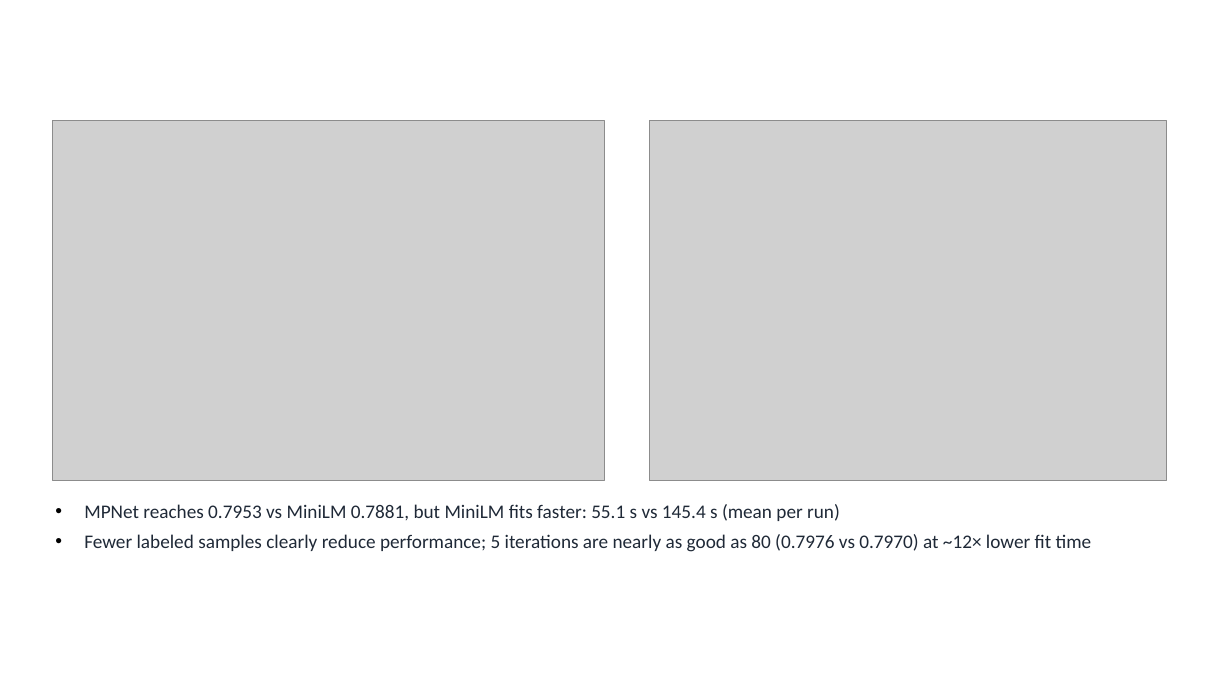
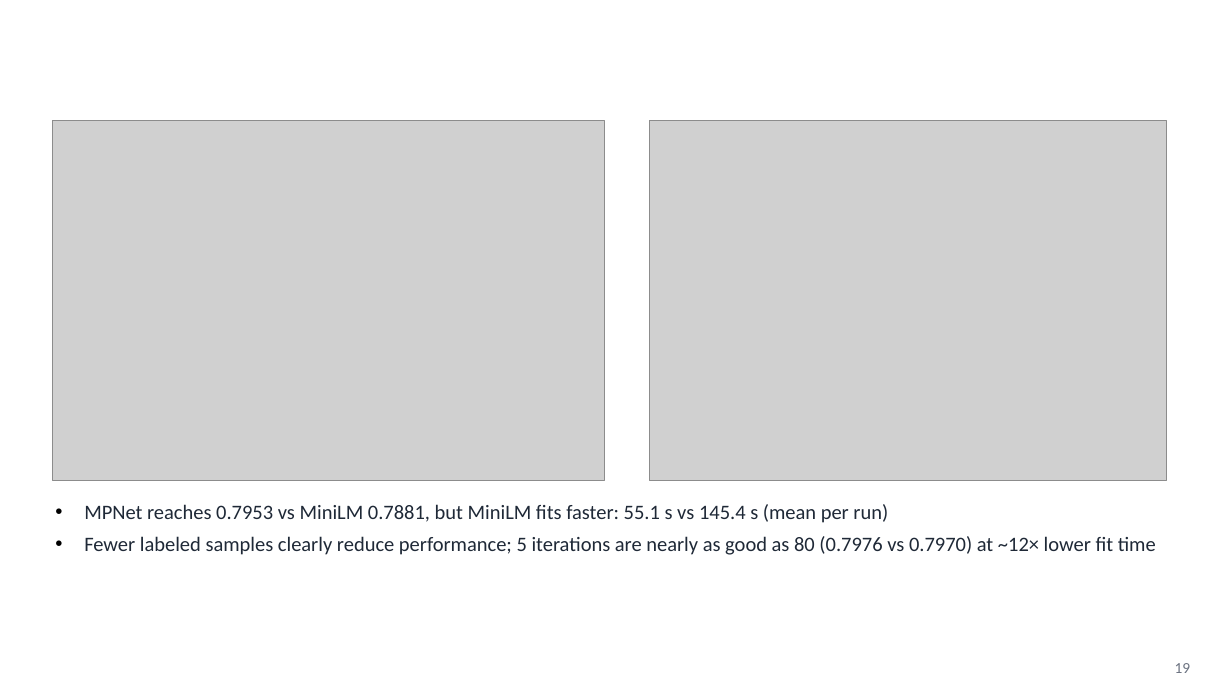
Before and after one commit to kiet21042003/nlbse24-issue-classification, a slide deck: slide 19 of presentation/Seminar_2_Slides.pptx. Drawn at 1232x693 pixels with LibreOffice and Linux fonts; fonts in the diff are those of the drawing; grey boxes stand for pictures; background and template pictures are left out. Boxes give left, top, right and bottom in pixels: in the first picture for what was removed or moved away, otherwise in the second. Text is boxed around its words. In the diff, an @@ line names an element or a change of style, - is before the commit and + after.

```diff
--- a/presentation/Seminar_2_Slides.pptx
+++ b/presentation/Seminar_2_Slides.pptx
@@ text "MPNet reaches 0.7953 vs MiniLM ..." at [84, 504, 1156, 555]: size 15 to 16 pt @@
@@ page number added at [1175, 663, 1191, 673], 12 pt, text #6B7280 @@
+19
```
Also in this commit, not shown: 12 other slides changed.
